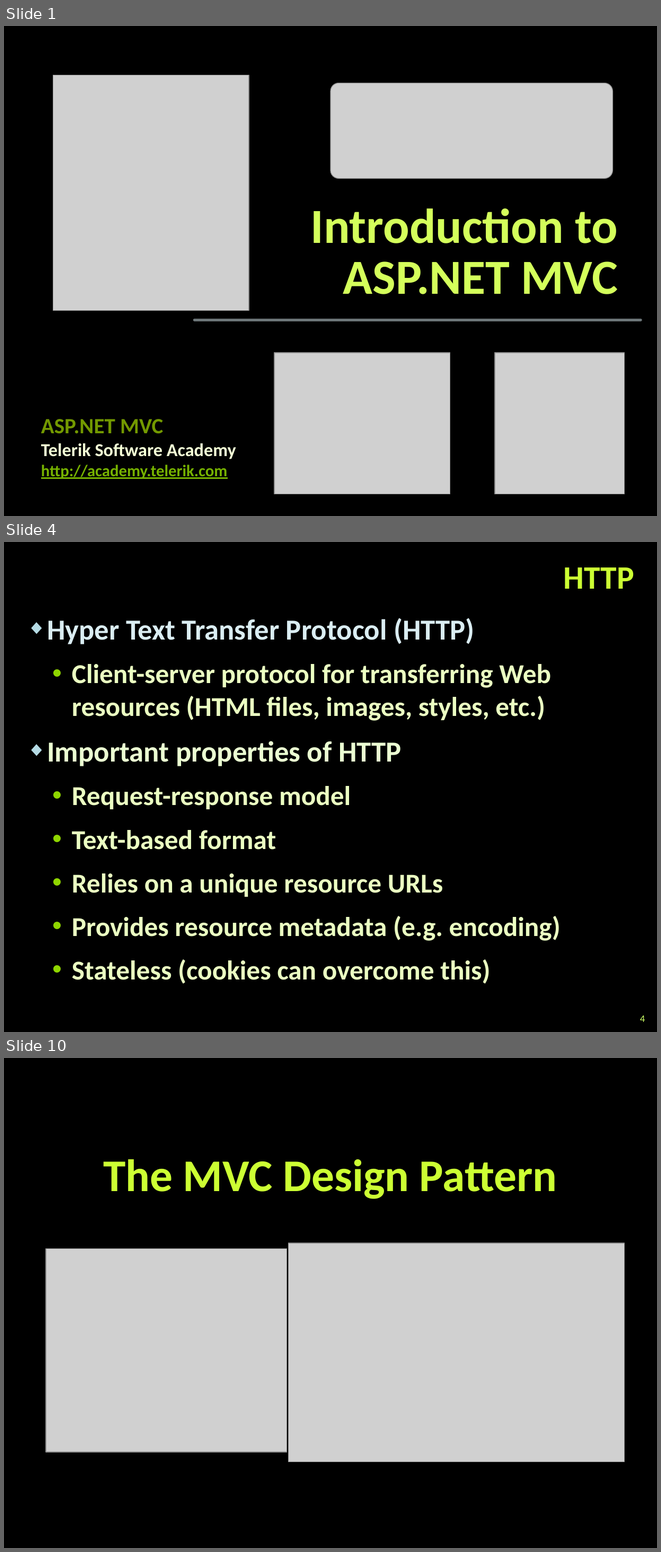
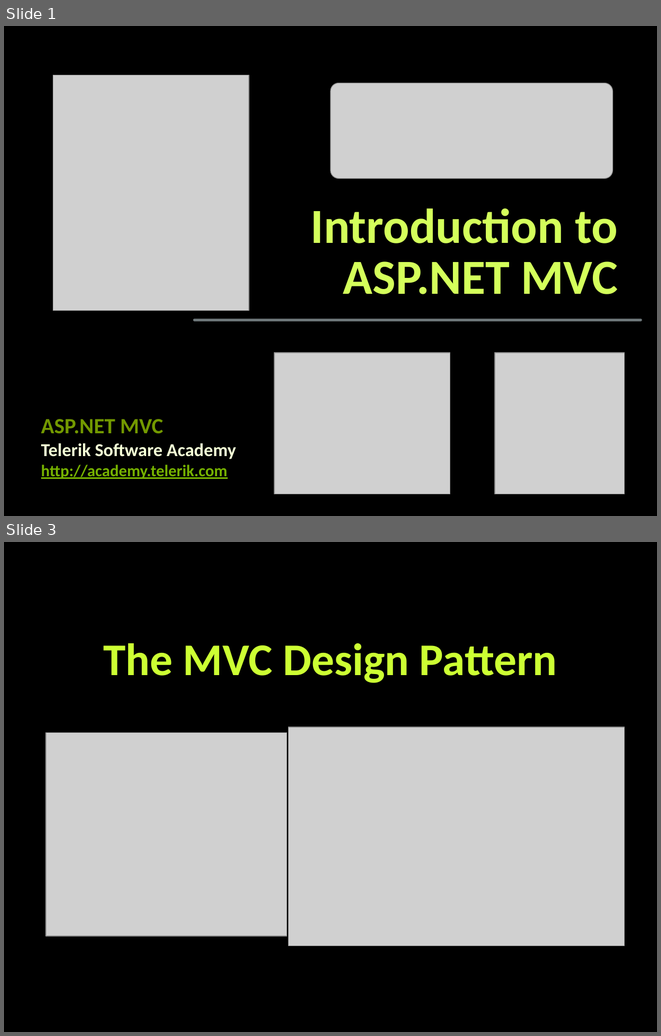
Before and after one commit to TelerikAcademy/ASP.NET-MVC, a slide deck: 01. Introduction-to-ASP.NET-MVC/Introduction to ASP.NET MVC.pptx. Shown one above the other, each under a label of ours: slides 1, 4 and 10 before the commit, slides 1 and 3 after it; the slides between them are not shown. The pictures are 661x1552 and 661x1036 pixels, drawn with LibreOffice and Linux fonts; fonts in the diff are those of the drawing; grey boxes stand for pictures; background and template pictures are left out. Boxes give left, top, right and bottom in pixels: in the first picture for what was removed or moved away, otherwise in the second. Text is boxed around its words. In the diff, an @@ line names an element or a change of style, - is before the commit and + after.

Commit message:
Removed HTTP slides from Introduction to ASP.NET MVC.pptx

```diff
--- a/01. Introduction-to-ASP.NET-MVC/Introduction to ASP.NET MVC.pptx
+++ b/01. Introduction-to-ASP.NET-MVC/Introduction to ASP.NET MVC.pptx
@@ slide 4 removed at (4,542,657,1032), background picture (left out) @@
@@ title removed at (564,567,634,589) @@
-HTTP
@@ text removed at (47,618,560,983) @@
-◆ Hyper Text Transfer Protocol (HTTP)
-  • Client-server protocol for transferring Web resources (HTML files, images, styles, etc.)
-◆ Important properties of HTTP
-  • Request-response model
-  • Text-based format
-  • Relies on a unique resource URLs
-  • Provides resource metadata (e.g. encoding)
-  • Stateless (cookies can overcome this)
@@ page number removed at (640,1015,645,1022) @@
-4
@@ what was slide 10 is now slide 3 @@
```
Also in this commit, not shown: 4 slides changed, 6 other slides removed.
